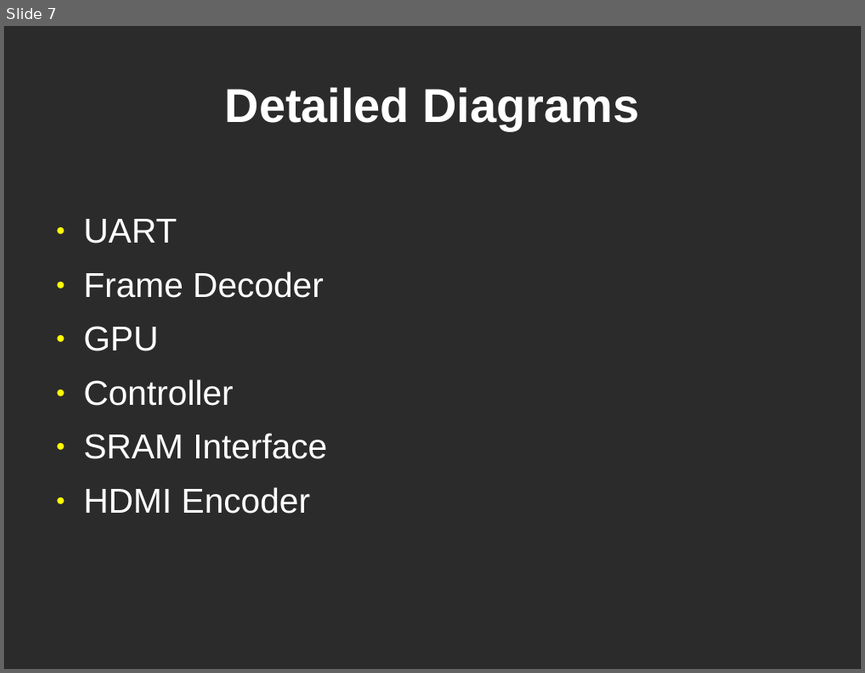
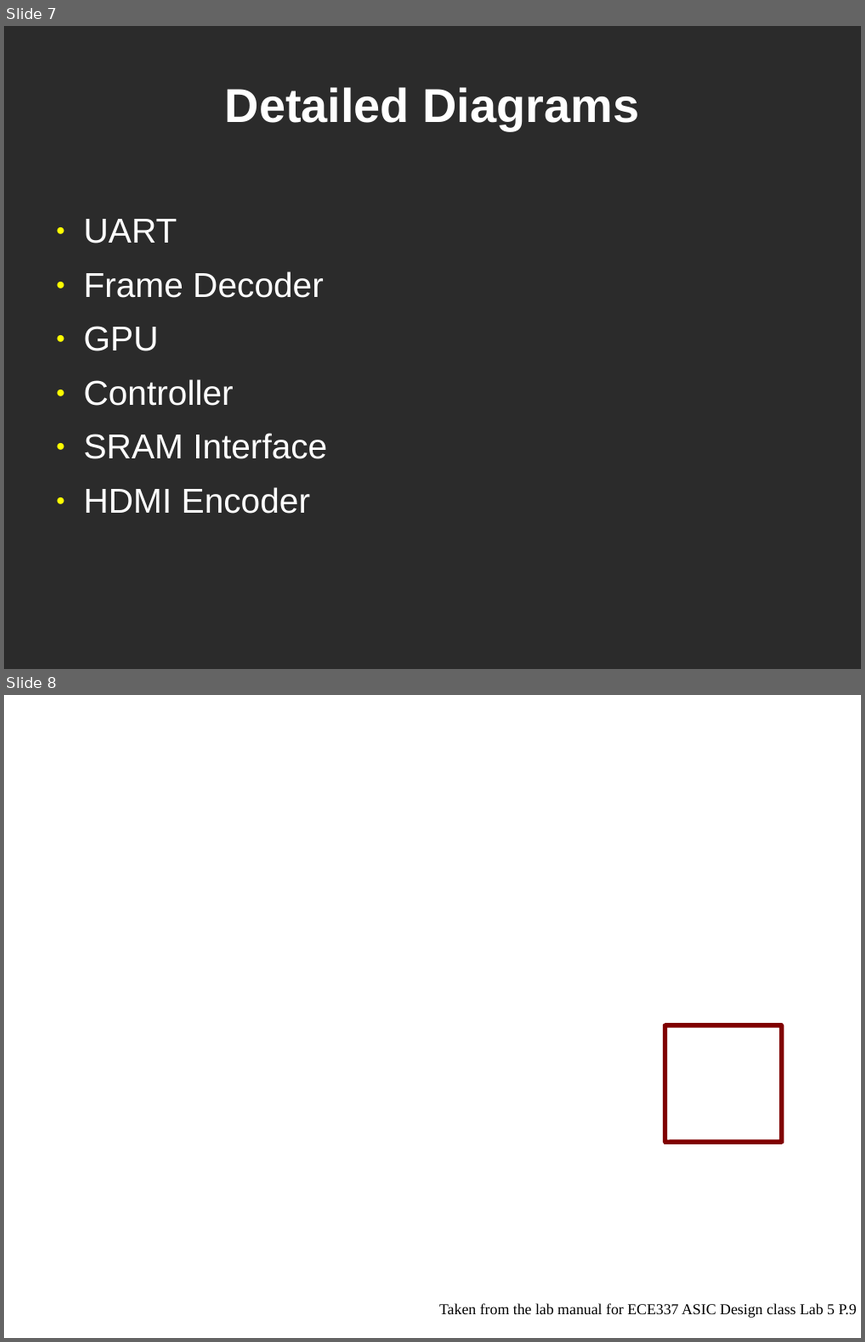
Before and after one commit to snowpuppy/ECE337, a slide deck: docs/ece337.ppt. Shown one above the other, each under a label of ours: slide 7 before the commit, slides 7 and 8 after it. The pictures are 865x673 and 865x1342 pixels, drawn with LibreOffice and Linux fonts; fonts in the diff are those of the drawing; background and template pictures are left out; a plain dark background stands for a picture behind light text. Boxes give left, top, right and bottom in pixels: in the first picture for what was removed or moved away, otherwise in the second. Text is boxed around its words. In the diff, an @@ line names an element or a change of style, - is before the commit and + after.

```diff
--- a/docs/ece337.ppt
+++ b/docs/ece337.ppt
@@ slide 8 added at (4, 695, 861, 1338), background picture (left out) @@
@@ title added at (46, 725, 818, 824), 44 pt, text #FFFFFF, bold @@
+UART
@@ rounded rectangle added at (664, 1026, 782, 1142), outline #800000 4.31 pt @@
@@ text added at (439, 1304, 857, 1318), 14 pt, text #000000 @@
+Taken from the lab manual for ECE337 ASIC Design class Lab 5 P.9
```
Also in this commit, not shown: 6 slides changed, 1 slide removed, 3 other files.
